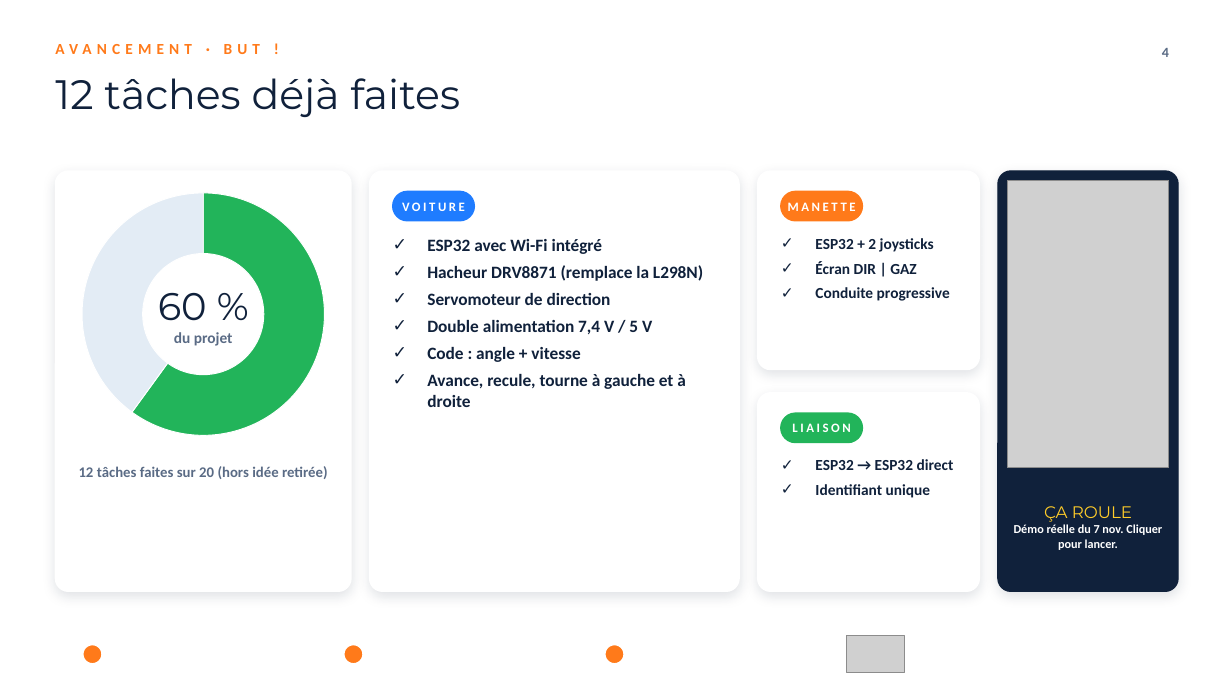
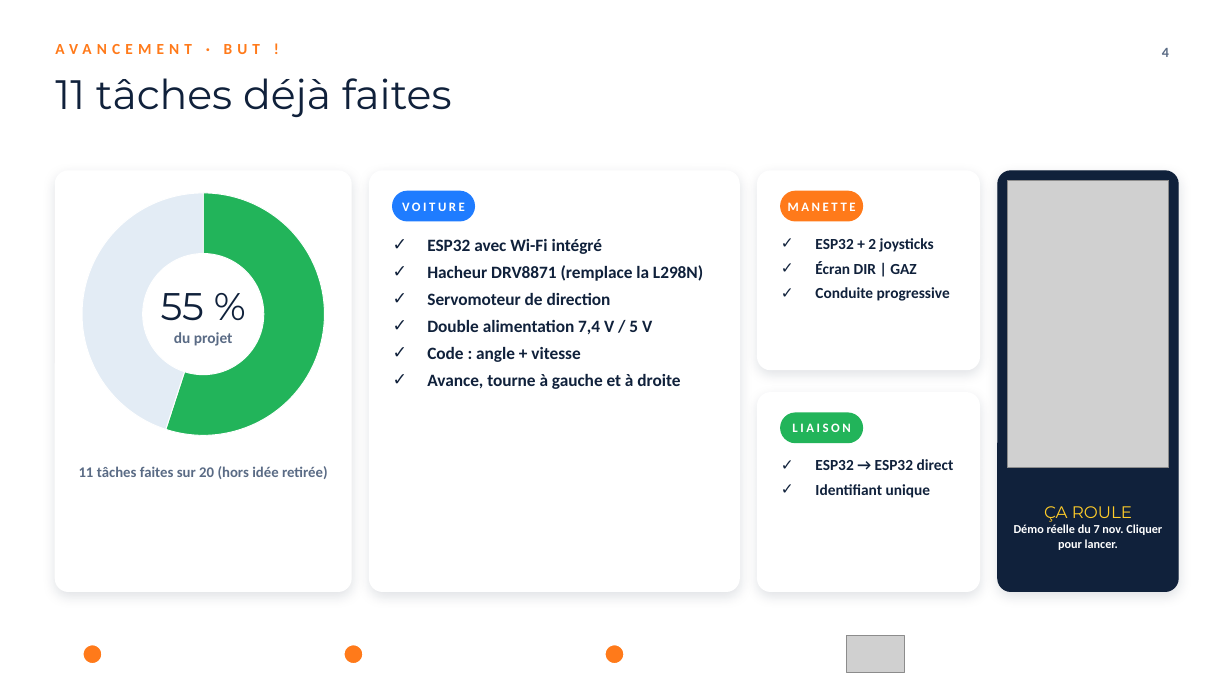
Before and after one commit to medouaishamdi/nitro, a slide deck: slide 4 of presentation/NITRO-presentation.pptx. Drawn at 1232x693 pixels with LibreOffice and Linux fonts; fonts in the diff are those of the drawing; grey boxes stand for pictures; background and template pictures are left out. Boxes give left, top, right and bottom in pixels: in the first picture for what was removed or moved away, otherwise in the second. Text is boxed around its words. In the diff, an @@ line names an element or a change of style, - is before the commit and + after.

```diff
--- a/presentation/NITRO-presentation.pptx
+++ b/presentation/NITRO-presentation.pptx
@@ title at box(55, 78, 452, 117): text changed @@
-12 tâches déjà faites
+11 tâches déjà faites
@@ doughnut chart at box(69, 180, 337, 448) @@
@@ Series 1, Fait: 60 to 55 @@
@@ Series 1, Reste: 40 to 45 @@
@@ text at box(161, 293, 204, 321): text changed @@
-60 %
+55 %
@@ text at box(427, 374, 680, 389): text changed @@
-✓ Avance, recule, tourne à gauche et à droite
+✓ Avance, tourne à gauche et à droite
@@ text at box(79, 466, 328, 479): text changed @@
-12 tâches faites sur 20 (hors idée retirée)
+11 tâches faites sur 20 (hors idée retirée)
```
Also in this commit, not shown: 1 other slide changed, 4 other files.
